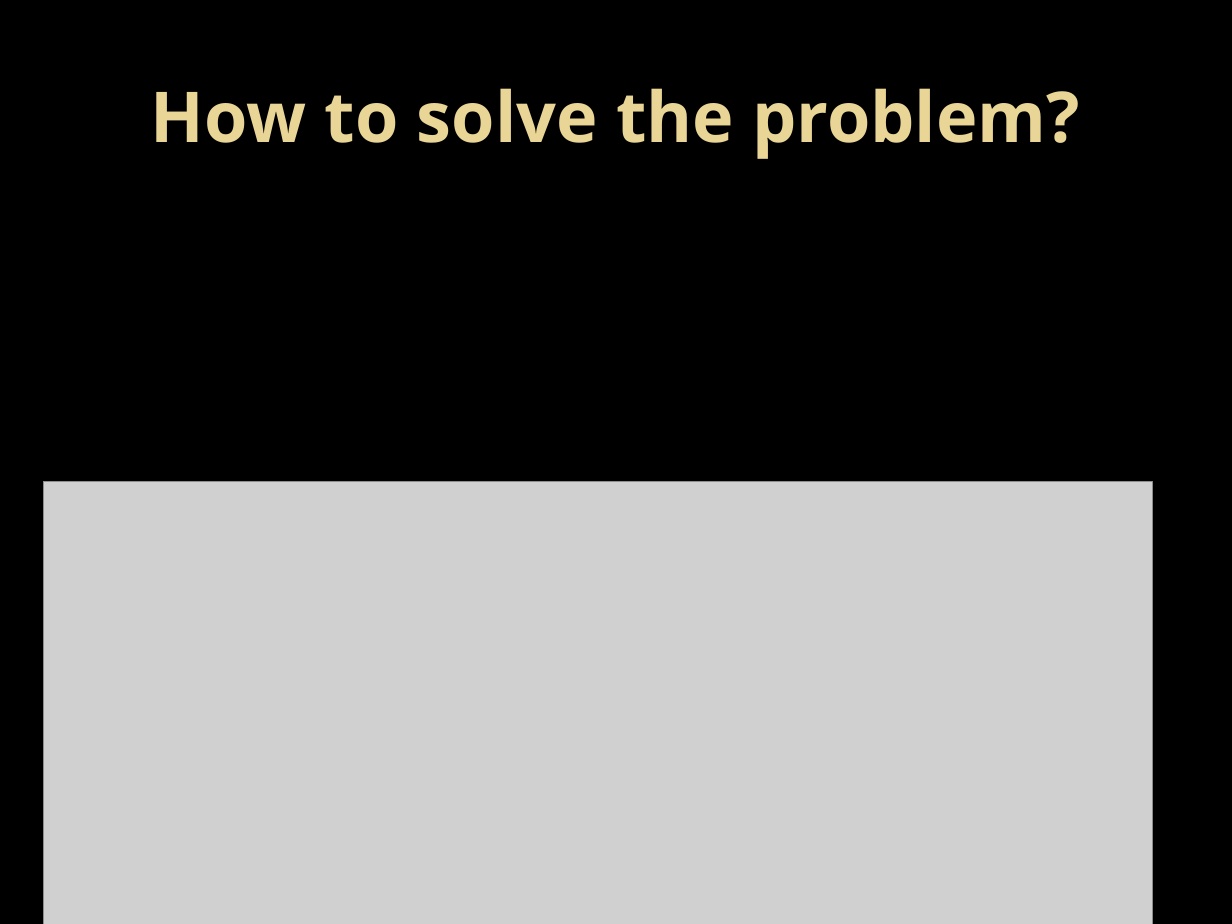
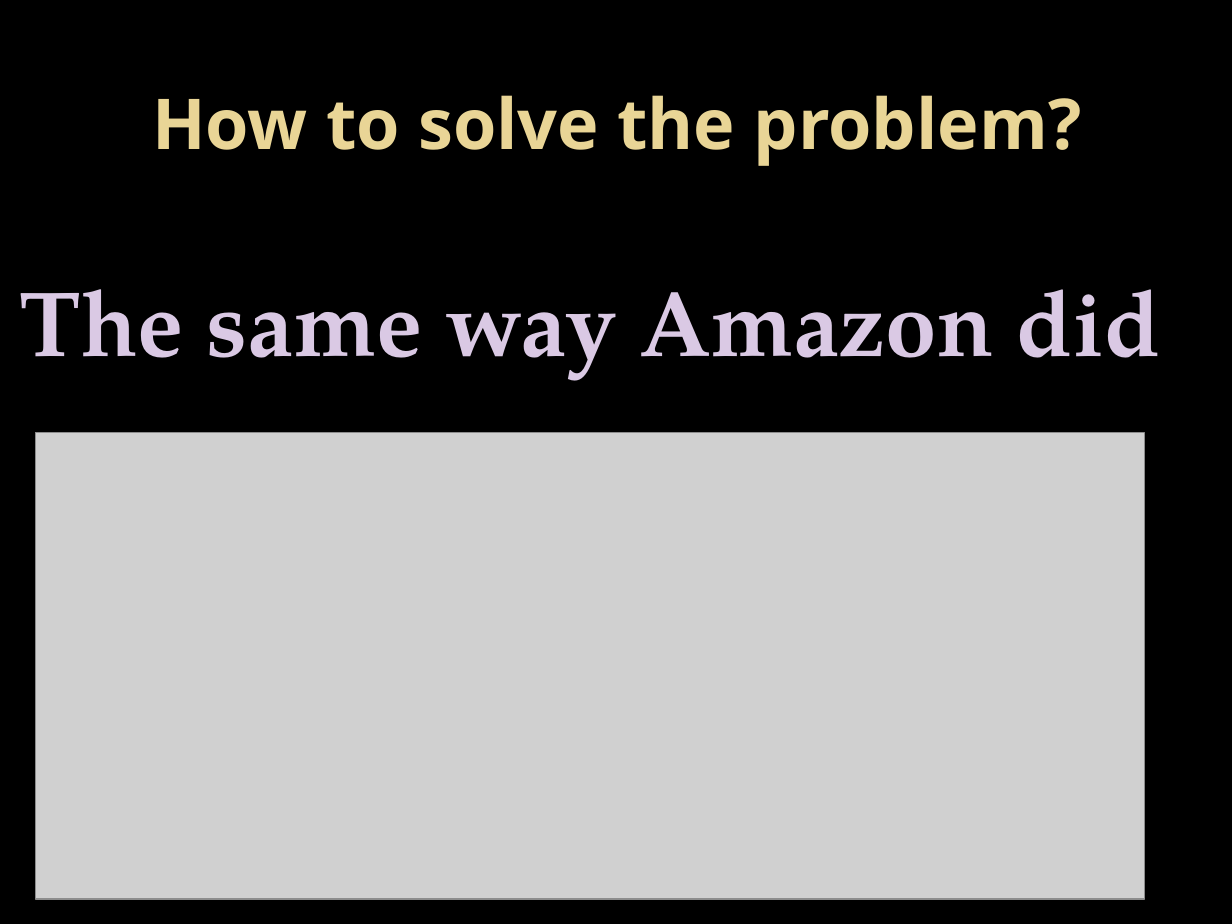
Before and after one commit to stanjaak123/Netflix-Recommender-using-Unsupervised-Machine-Learning-Clustering-, a slide deck: slide 10 of Presentation/Jacques slides.pptx. Drawn at 1232x924 pixels with LibreOffice and Linux fonts; fonts in the diff are those of the drawing; grey boxes stand for pictures; background and template pictures are left out. Boxes give left, top, right and bottom in pixels: in the first picture for what was removed or moved away, otherwise in the second. Text is boxed around its words. In the diff, an @@ line names an element or a change of style, - is before the commit and + after.

```diff
--- a/Presentation/Jacques slides.pptx
+++ b/Presentation/Jacques slides.pptx
@@ title "How to solve the problem?": place and size @@
-title "How to solve the problem?" at [151, 88, 1080, 159]
+title "How to solve the problem?" at [152, 95, 1082, 166]
@@ text added at [20, 289, 1161, 381], 54 pt, text #DAC9E4, bold @@
+The same way Amazon did
@@ picture: place and size @@
-picture at [43, 482, 1152, 924]
+picture at [36, 432, 1145, 898]
```
Also in this commit, not shown: 5 slides added, 1 other file.
